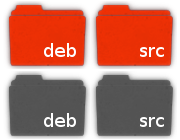
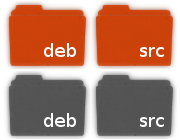
Layer changes from the first (180, 140) image to the second:
added layer "o2" above "o1" over (x1=5, y1=1, x2=177, y2=69)
painted on "o1" over (x1=5, y1=1, x2=177, y2=69)
